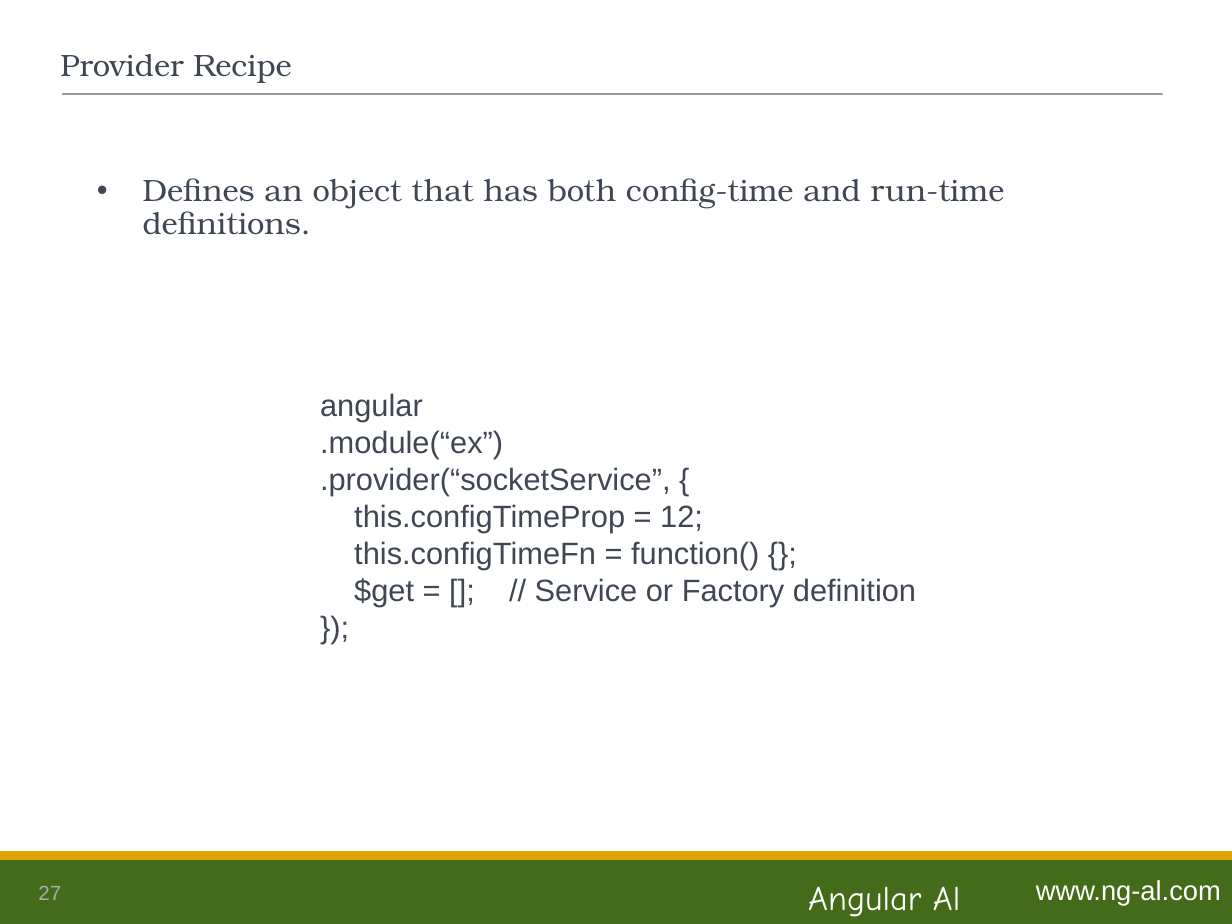
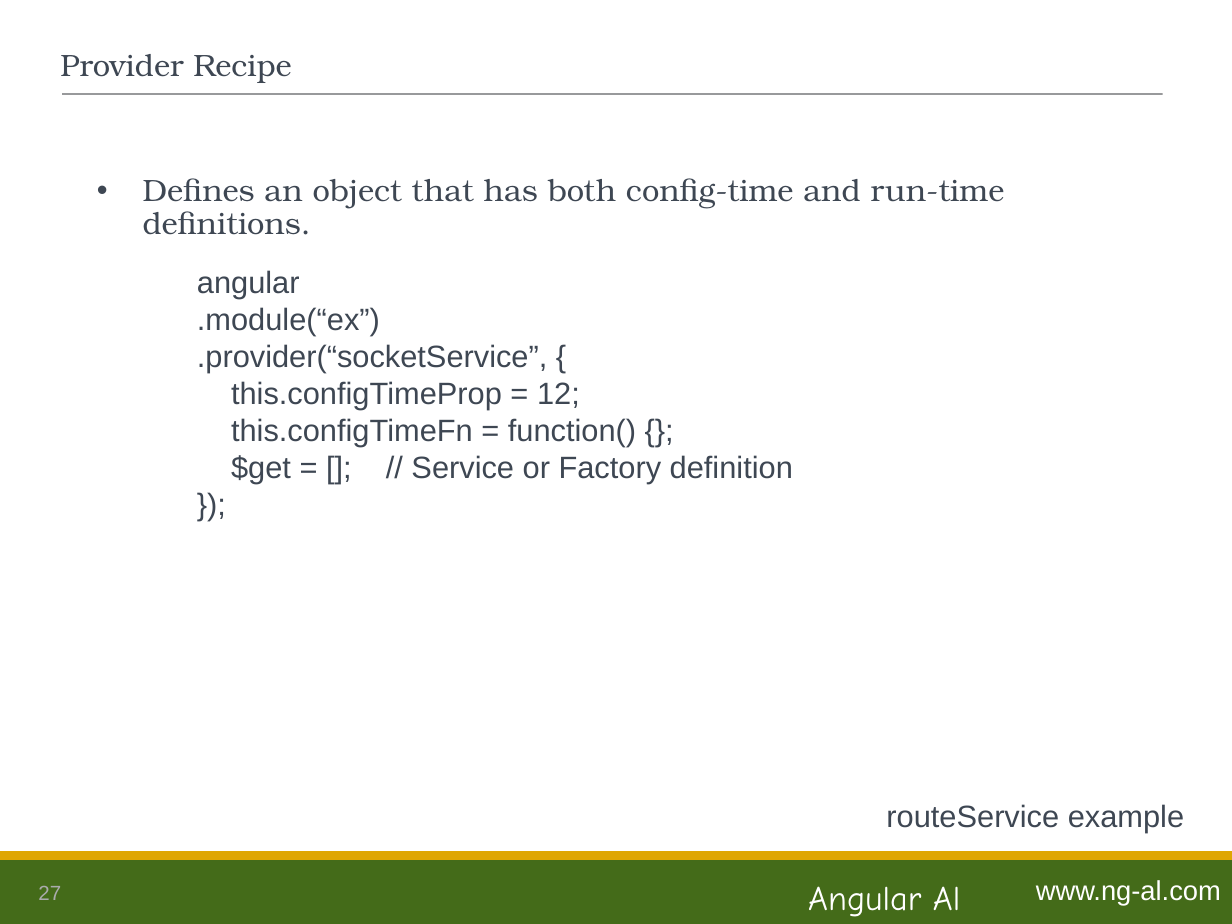
Before and after one commit to ng-al/AngularIntroApp, a slide deck: slide 27 of AngularJS Intro.ppt. Drawn at 1232x924 pixels with LibreOffice and Linux fonts; fonts in the diff are those of the drawing. Boxes give left, top, right and bottom in pixels: in the first picture for what was removed or moved away, otherwise in the second. Text is boxed around its words. In the diff, an @@ line names an element or a change of style, - is before the commit and + after.

Commit message:
Updated slide with provider example

```diff
--- a/AngularJS Intro.ppt
+++ b/AngularJS Intro.ppt
@@ text "angular": place and size @@
-text "angular" at [320, 393, 916, 607]
+text "angular" at [197, 270, 793, 484]
@@ text added at [886, 804, 1184, 833], 18 pt, text #3E4753 @@
+routeService example
```
